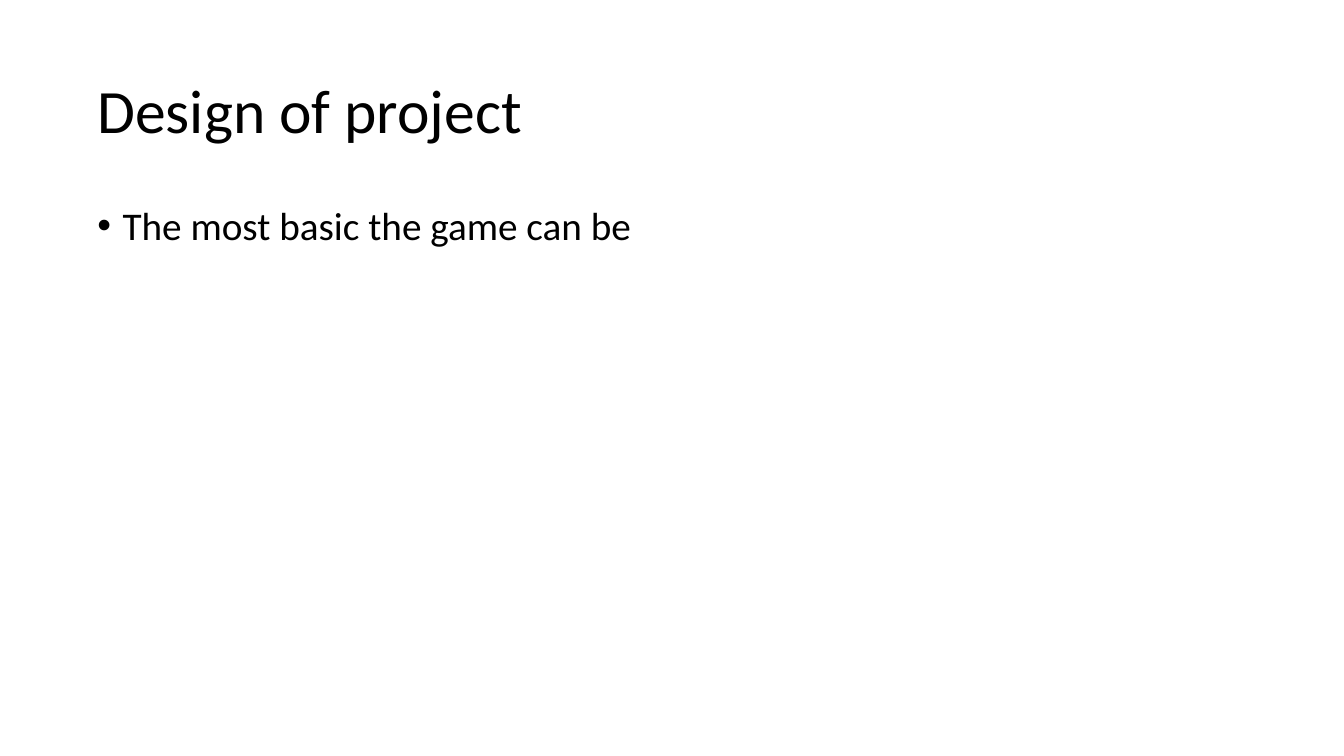
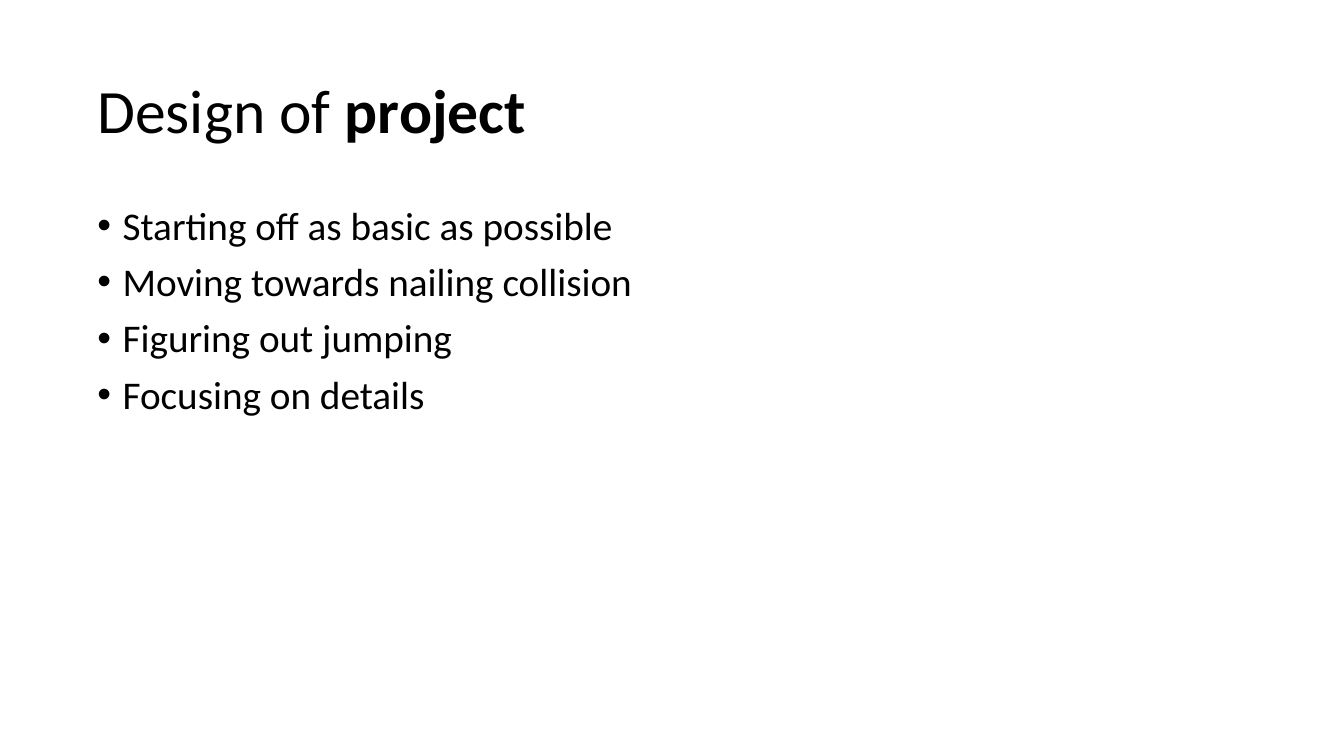
Before and after one commit to antoinemcabee/Mario-Bros., a slide deck: slide 9 of progressreport (3) (1).pptx. Drawn at 1344x756 pixels with LibreOffice and Linux fonts; fonts in the diff are those of the drawing. Boxes give left, top, right and bottom in pixels: in the first picture for what was removed or moved away, otherwise in the second. Text is boxed around its words. In the diff, an @@ line names an element or a change of style, - is before the commit and + after.

```diff
--- a/progressreport (3) (1).pptx
+++ b/progressreport (3) (1).pptx
@@ title "Design of project" at [97,89,526,144]: bold on in "project" @@
@@ text at [123,212,632,416]: text changed @@
-• The most basic the game can be
+• Starting off as basic as possible
+• Moving towards nailing collision
+• Figuring out jumping
+• Focusing on details
```
Also in this commit, not shown: 9 other slides changed.
